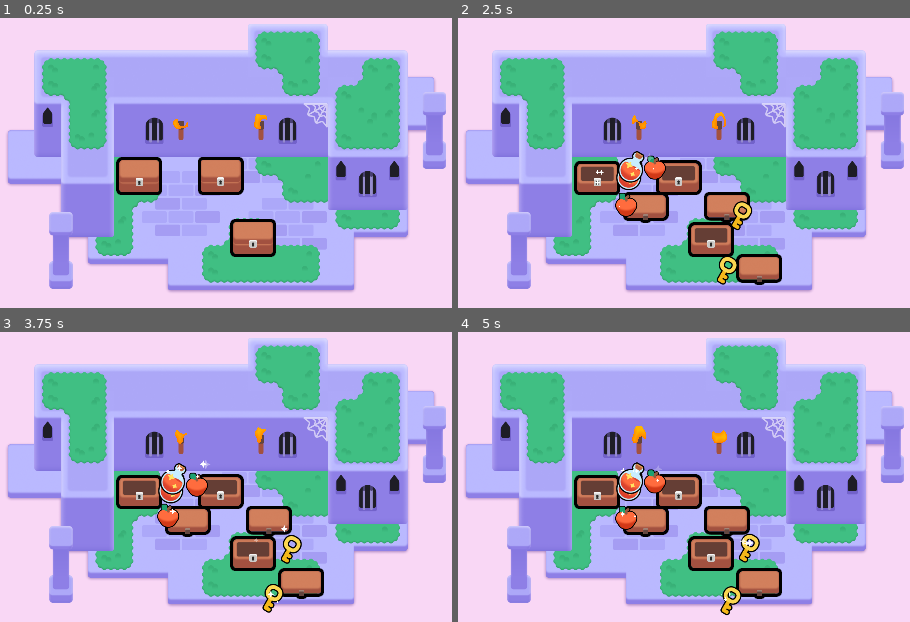
Above: before the commit, frames 1-4 (two rows, left to right).
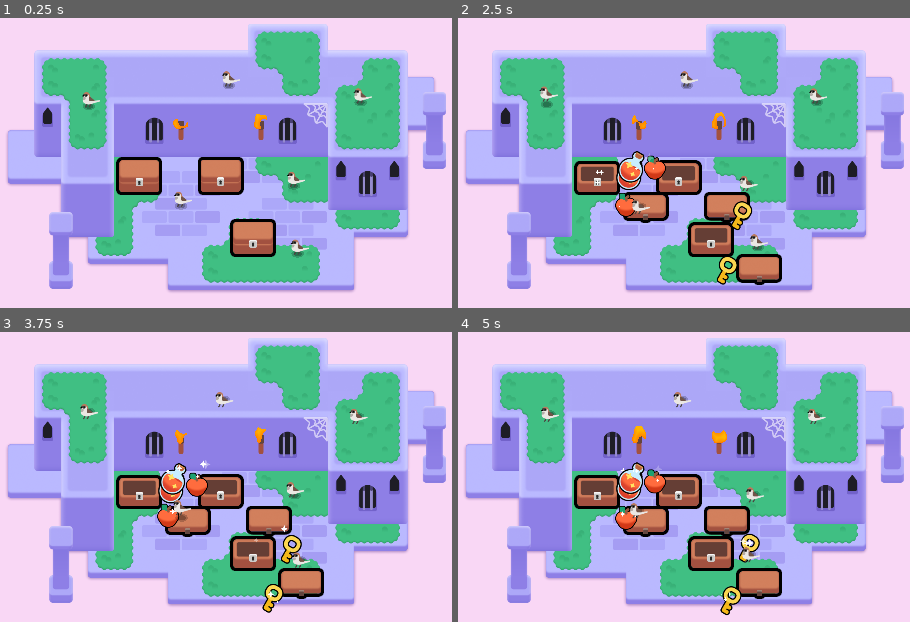
Above: after the commit, the same moments.

Repository: BombyDee/2d-GameDev-Course
Game: Godot game, scene res://lessons/mini_dungeon.tscn
Two runs of this game, one before a commit and one after it. Both use one fixed random seed, a clock stepped at 60 frames per second and the inputs below.
Inputs (mouse positions are in pixels of both pictures, inside the frame that each line leads up to):
- Up to frame 1 (0.25 s): no input
- Up to frame 2 (2.5 s): tap Enter at 0.5 s; move the mouse to (679, 174) at 0.52 s; press the mouse at (679, 174) at 0.53 s; hold D (move_right) 0.53-1.28 s; tap Space at 0.77, 1.52 s; move the mouse to (598, 177) at 1.27 s; release the mouse at (598, 177) at 1.28 s; hold S (move_down) 1.28-2.03 s; right-click (598, 177) at 1.35 s; click (598, 177) at 1.42 s; move the mouse to (711, 238) at 2.02 s; hold D (move_right) from 2.03 s (still down); tap Z at 2.1 s; click (711, 238) at 2.17 s
- Up to frame 3 (3.75 s): move the mouse to (180, 578) at 2.77 s; release D (move_right) at 2.78 s; hold W (move_up) 2.78-3.53 s; click (180, 578) at 2.85 s; tap Space at 3.02 s; move the mouse to (outside the picture) at 3.52 s; hold A (move_left) from 3.53 s (still down); hold Right mouse button (right_click) from 3.53 s (still down); click (outside the picture) at 3.67 s
- Up to frame 4 (5 s): keep holding A (move_left); tap Space at 3.77, 4.52 s; move the mouse to (outside the picture) at 4.27 s; release Right mouse button (right_click) at 4.28 s; tap Z at 4.35 s; click (outside the picture) at 4.42 s

The runs differ from the first frame. In frame 1, 0.8% of the frame differs, in the area x 18-83%, y 18-83%; in frame 2, 0.8%; in frame 3, 0.7%; in frame 4, 0.7%.

Commit message:
L8. + L.9 Let's Experiment

Diff:
--- a/M06.looting_workbook/assets/torch/torch.gd
+++ b/M06.looting_workbook/assets/torch/torch.gd
@@ -1,7 +1,17 @@
-extends Node2D
+extends Area2D
 
 @onready var flame: Sprite2D = $Flame
 
 func _ready() -> void:
 	# This parameter of the shader material gives each flame a slightly different look and randomized animation.
 	flame.material.set("shader_parameter/offset", global_position * 0.1)
+
+func _input_event(viewport: Node, event: InputEvent, shape_index: int):
+	var is_mouse_pressed: bool = (
+		event is InputEventMouseButton and
+		event.button_index == MOUSE_BUTTON_LEFT and
+		event.is_pressed()
+	)
+
+	if is_mouse_pressed:
+		flame.visible = not flame.visible
--- a/M06.looting_workbook/assets/torch/torch.tscn
+++ b/M06.looting_workbook/assets/torch/torch.tscn
@@ -28,7 +28,10 @@
 shader_parameter/noise_sampler = SubResource("NoiseTexture2D_1dd3t")
 shader_parameter/flame_gradient = SubResource("GradientTexture1D_cnwig")
 
-[node name="Torch" type="Node2D"]
+[sub_resource type="CapsuleShape2D" id="CapsuleShape2D_gq1qg"]
+height = 46.0
+
+[node name="Torch" type="Area2D"]
 script = ExtResource("1_8rman")
 
 [node name="TorchBody" type="Sprite2D" parent="."]
@@ -40,3 +43,6 @@
 position = Vector2(0, -30)
 scale = Vector2(0.28038, 0.28038)
 texture = ExtResource("3_5oi5q")
+
+[node name="CollisionShape2D" type="CollisionShape2D" parent="."]
+shape = SubResource("CapsuleShape2D_gq1qg")
--- /dev/null
+++ b/M06.looting_workbook/bird.gd
@@ -0,0 +1,37 @@
+extends Node2D
+
+@onready var shadow = $Shadow
+@onready var wait_timer = $WaitTimer
+@onready var sparrow = $Sparrow
+
+func _ready() -> void:
+	wait_timer.wait_time = randf_range(1.0, 3.0)
+	wait_timer.one_shot = true
+	wait_timer.timeout.connect(_animate_one_hop)
+	wait_timer.start()
+
+func _animate_one_hop() -> void:
+	const HOP_DURATION := 0.25
+	const HALF_HOP_DURATION := HOP_DURATION / 2.0
+
+	var random_direction := Vector2(1.0, 0.0).rotated(randf() * 2.0 * PI)
+	var land_position := random_direction * randf_range(0.0, 30.0)
+
+	var tween := create_tween().set_parallel()
+	tween.tween_property(sparrow, "position:x", land_position.x, HOP_DURATION)
+
+	tween.tween_property(shadow, "position", land_position, HOP_DURATION)
+
+	tween = create_tween()
+
+	tween.set_trans(Tween.TRANS_QUAD)
+	tween.set_ease(Tween.EASE_OUT)
+	const JUMP_HEIGHT := 16.0
+
+	tween.tween_property(sparrow, "position:y", land_position.y - JUMP_HEIGHT, HALF_HOP_DURATION)
+	tween.set_ease(Tween.EASE_IN)
+	tween.tween_property(sparrow, "position:y", land_position.y, HALF_HOP_DURATION)
+
+	wait_timer.wait_time = randf_range(1.0, 3.0)
+
+	tween.finished.connect(wait_timer.start)
--- /dev/null
+++ b/M06.looting_workbook/bird.tscn
@@ -0,0 +1,17 @@
+[gd_scene load_steps=4 format=3 uid="uid://b6jhry5sr3ynh"]
+
+[ext_resource type="Script" path="res://bird.gd" id="1_oqiju"]
+[ext_resource type="PackedScene" uid="uid://dnetm54guji21" path="res://assets/bird/shadow.tscn" id="1_vrx3s"]
+[ext_resource type="Texture2D" uid="uid://bwhshkk62k3bh" path="res://assets/bird/sparrow.png" id="2_kdlmy"]
+
+[node name="Bird" type="Node2D"]
+script = ExtResource("1_oqiju")
+
+[node name="Sparrow" type="Sprite2D" parent="."]
+texture = ExtResource("2_kdlmy")
+
+[node name="Shadow" parent="." instance=ExtResource("1_vrx3s")]
+position = Vector2(-4, 16)
+
+[node name="WaitTimer" type="Timer" parent="."]
+one_shot = true
--- a/M06.looting_workbook/lessons/items/item.gd
+++ b/M06.looting_workbook/lessons/items/item.gd
@@ -17,3 +17,13 @@
 	sprite_2d.position = -1.0 * position_offset
 	tween.tween_property(sprite_2d, "position", position_offset, duration)
 	tween.tween_property(sprite_2d, "position",  -1.0 * position_offset, duration)
+
+func _input_event(viewport: Node, event: InputEvent, shape_index: int):
+	var event_is_mouse_click: bool = (
+		event is InputEventMouseButton and
+		event.button_index == MOUSE_BUTTON_LEFT and
+		event.is_pressed()
+	)
+
+	if event_is_mouse_click:
+		queue_free()
--- a/M06.looting_workbook/lessons/mini_dungeon.tscn
+++ b/M06.looting_workbook/lessons/mini_dungeon.tscn
@@ -7,6 +7,7 @@
 [ext_resource type="Texture2D" uid="uid://l0y1k1obencd" path="res://assets/dungeon/spider_web.png" id="5_ywba7"]
 [ext_resource type="PackedScene" uid="uid://eundh35r605v" path="res://assets/torch/torch.tscn" id="6_fokey"]
 [ext_resource type="PackedScene" uid="uid://b2rpb7kcjeenx" path="res://lessons/chest/chest.tscn" id="7_s25mr"]
+[ext_resource type="PackedScene" uid="uid://b6jhry5sr3ynh" path="res://bird.tscn" id="8_wesyt"]
 
 [sub_resource type="TileSetAtlasSource" id="TileSetAtlasSource_6s4s5"]
 texture = ExtResource("1_sym7n")
@@ -331,3 +332,21 @@
 
 [node name="Chest3" parent="." instance=ExtResource("7_s25mr")]
 position = Vector2(653, 426)
+
+[node name="Bird" parent="." instance=ExtResource("8_wesyt")]
+position = Vector2(484, 293)
+
+[node name="Bird2" parent="." instance=ExtResource("8_wesyt")]
+position = Vector2(755, 245)
+
+[node name="Bird3" parent="." instance=ExtResource("8_wesyt")]
+position = Vector2(915, 45)
+
+[node name="Bird4" parent="." instance=ExtResource("8_wesyt")]
+position = Vector2(263, 54)
+
+[node name="Bird5" parent="." instance=ExtResource("8_wesyt")]
+position = Vector2(599, 4)
+
+[node name="Bird6" parent="." instance=ExtResource("8_wesyt")]
+position = Vector2(764, 408)
Not shown: 1 places in M06.looting_workbook/assets/torch/torch.tscn that only renumber resources
Not shown: 1 places in M06.looting_workbook/lessons/mini_dungeon.tscn that only renumber resources
